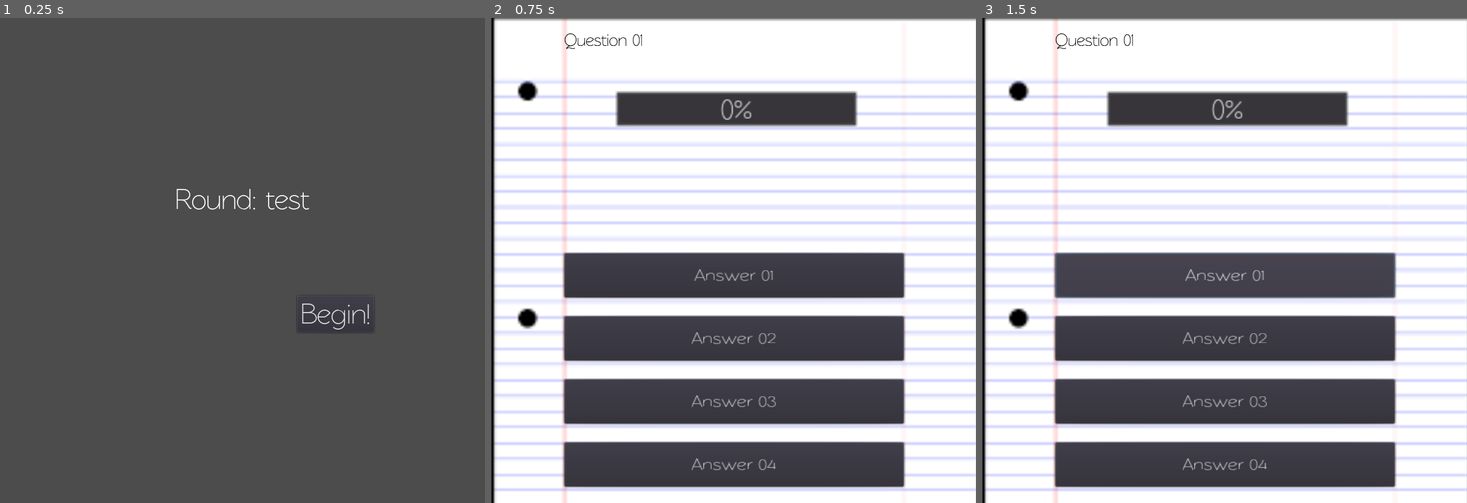
Above: before the commit, frames 1-3 (left to right).
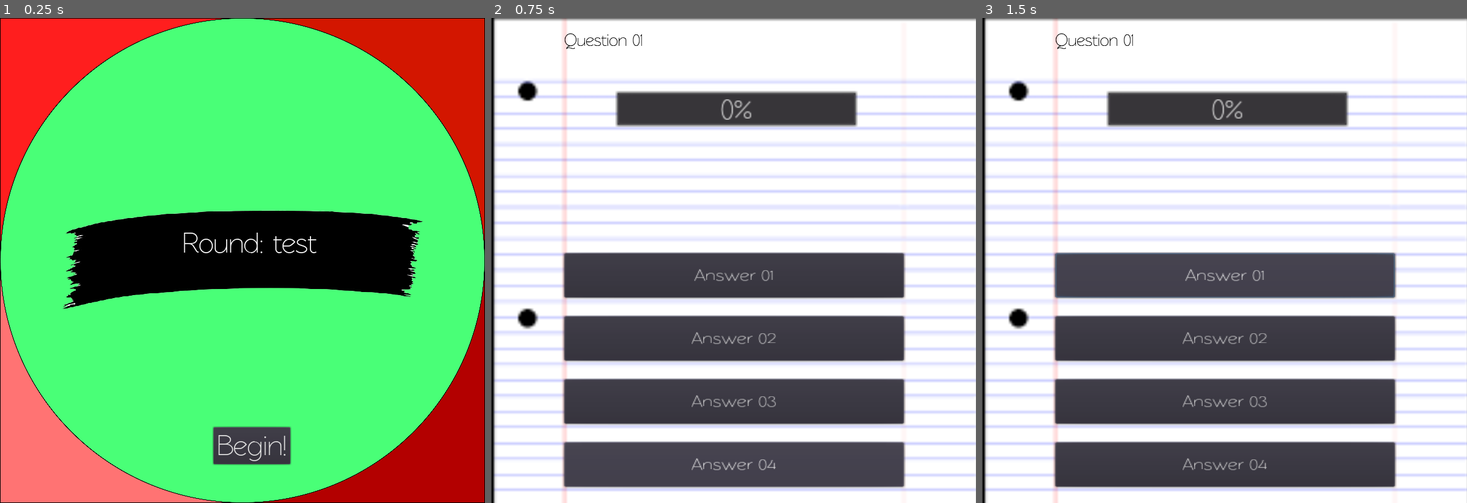
Above: after the commit, the same moments.

Repository: MasterKitten/Addicting-FlashCard-Learning
Game: Godot game, scene res://Scenes/Game Modes/LearningTime.tscn
Two runs of this game, one before a commit and one after it. Both use one fixed random seed, a clock stepped at 60 frames per second and the inputs below. This scene is started directly instead of the project's main scene.
Inputs:
- Up to frame 1 (0.25 s): no input
- Up to frame 2 (0.75 s): click "Begin!" at 0.5 s
- Up to frame 3 (1.5 s): click "Answer 01" at 1.25 s

The runs differ from the first frame. In frame 1, 99% of the frame differs, in the area x 0-100%, y 0-100%; in frame 2, less than 0.1%; in frame 3, nothing differs.
Error in both runs: Attempt to call function 'GoToGame' in base 'null instance' on a null instance. (res://Scenes/Game)

Commit message:
Biggy update!
Did some organization, input new images, repositioned a scene, new music, and more!

Diff:
--- a/Schodot/Extra Scenes/HelpMe.tscn
+++ b/Schodot/Extra Scenes/HelpMe.tscn
@@ -3,7 +3,7 @@
 [ext_resource path="res://Font/Rawengulksans.tres" type="DynamicFont" id=1]
 [ext_resource path="res://Font/Smaller_Rawengulksans.tres" type="DynamicFont" id=2]
 [ext_resource path="res://Extra Scenes/HelpMe.gd" type="Script" id=3]
-[ext_resource path="res://Images/HelpMe.png" type="Texture" id=4]
+[ext_resource path="res://Images/GameMode Images/HelpMe.png" type="Texture" id=4]
 
 [sub_resource type="Animation" id=1]
 resource_name = "Blow-up"
--- a/Schodot/Scenes/Game Modes/LearningTime.gd
+++ b/Schodot/Scenes/Game Modes/LearningTime.gd
@@ -11,6 +11,8 @@
 export (PackedScene) var Flash
 export (PackedScene) var typing
 
+export (Array, Texture) var RoundTextures
+
 var QuizTime = false
 var FlashTime = false
 var TypingTime = false
@@ -21,19 +23,18 @@
 	if QuizTime == true:
 		if get_parent().get_node("Question & Answer") == null:
 			RoundNumber = 2
-			QuizTime = false
-			get_node(".").visible = true
+			UpdateText()
 	if FlashTime == true:
 		if get_parent().get_node("Flash Card") == null:
 			RoundNumber = 3
-			FlashTime = false
-			get_node(".").visible = true
+			UpdateText()
 	if TypingTime == true:
 		if get_parent().get_node("Typing") == null:
 			get_parent().get_node("Selecting Practice").BackToLevel()
 			queue_free()
 
 func _on_Begin_pressed():
+	get_node("Music").stop()
 	match RoundNumber:
 		1:
 			var Item = Quiz.instance()
@@ -62,4 +63,14 @@
 	get_node(".").visible = false
 # Needed so the previous code doesn't break
 func UpdateText():
-	pass
+	match RoundNumber:
+		1:
+			get_node(".").texture = RoundTextures[0]
+		2:
+			get_node(".").texture = RoundTextures[1]
+			QuizTime = false
+		3:
+			get_node(".").texture = RoundTextures[2]
+			FlashTime = false
+	get_node(".").visible = true
+	get_node("Music").play()
--- a/Schodot/Scenes/Game Modes/LearningTime.tscn
+++ b/Schodot/Scenes/Game Modes/LearningTime.tscn
@@ -1,33 +1,45 @@
-[gd_scene load_steps=6 format=2]
+[gd_scene load_steps=10 format=2]
 
 [ext_resource path="res://Font/Rawengulksans.tres" type="DynamicFont" id=1]
 [ext_resource path="res://Scenes/Game Modes/LearningTime.gd" type="Script" id=2]
 [ext_resource path="res://Scenes/Game Modes/Flash Card.tscn" type="PackedScene" id=3]
 [ext_resource path="res://Scenes/Game Modes/Question & Answer.tscn" type="PackedScene" id=4]
 [ext_resource path="res://Scenes/Game Modes/Typing.tscn" type="PackedScene" id=5]
+[ext_resource path="res://Images/GameMode Images/Round1.png" type="Texture" id=6]
+[ext_resource path="res://Images/GameMode Images/Round2.png" type="Texture" id=7]
+[ext_resource path="res://Images/GameMode Images/Round3.png" type="Texture" id=8]
+[ext_resource path="res://Audio/Music/Heist-Successful-Trimmed.ogg" type="AudioStream" id=9]
 
 [node name="LearningTime" type="TextureRect"]
 margin_right = 800.0
 margin_bottom = 800.0
+texture = ExtResource( 6 )
+expand = true
 script = ExtResource( 2 )
 Quiz = ExtResource( 4 )
 Flash = ExtResource( 3 )
 typing = ExtResource( 5 )
+RoundTextures = [ ExtResource( 6 ), ExtResource( 7 ), ExtResource( 8 ) ]
 
 [node name="Label" type="Label" parent="."]
-margin_left = 289.0
-margin_top = 272.0
-margin_right = 510.0
-margin_bottom = 327.0
+margin_left = 301.0
+margin_top = 344.0
+margin_right = 522.0
+margin_bottom = 399.0
 custom_fonts/font = ExtResource( 1 )
 text = "Round: test"
 
 [node name="Begin" type="Button" parent="."]
-margin_left = 490.0
-margin_top = 458.0
-margin_right = 617.0
-margin_bottom = 519.0
+margin_left = 352.0
+margin_top = 675.0
+margin_right = 479.0
+margin_bottom = 736.0
 custom_fonts/font = ExtResource( 1 )
 text = "Begin!"
 
+[node name="Music" type="AudioStreamPlayer" parent="."]
+stream = ExtResource( 9 )
+autoplay = true
+bus = "Music"
+
 [connection signal="pressed" from="Begin" to="." method="_on_Begin_pressed"]
--- a/Schodot/Scenes/Game Modes/Typing.tscn
+++ b/Schodot/Scenes/Game Modes/Typing.tscn
@@ -4,8 +4,8 @@
 [ext_resource path="res://Scenes/Game Modes/Typing.gd" type="Script" id=2]
 [ext_resource path="res://Font/Rawengulksans.tres" type="DynamicFont" id=3]
 [ext_resource path="res://Audio/Music/Top-Gear-Bordeaux.ogg" type="AudioStream" id=4]
-[ext_resource path="res://Images/Check Mark.png" type="Texture" id=5]
-[ext_resource path="res://Images/X Mark.png" type="Texture" id=6]
+[ext_resource path="res://Images/GameMode Images/Check Mark.png" type="Texture" id=5]
+[ext_resource path="res://Images/GameMode Images/X Mark.png" type="Texture" id=6]
 [ext_resource path="res://Audio/AudioCorrect.wav" type="AudioStream" id=7]
 [ext_resource path="res://Audio/AudioIncorrect.wav" type="AudioStream" id=8]
 [ext_resource path="res://Images/Box.png" type="Texture" id=9]
Not shown, added: Schodot/Audio/Music/Heist-Successful-Trimmed.ogg.import
Renamed: Schodot/Images/Check Mark.png -> Schodot/Images/GameMode Images/Check Mark.png
Not shown, changed: Schodot/Images/GameMode Images/Check Mark.png.import
Renamed: Schodot/Images/HelpMe.png -> Schodot/Images/GameMode Images/HelpMe.png
Not shown, added: Schodot/Images/GameMode Images/HelpMe.png.import
Binary file added: Schodot/Images/GameMode Images/Round1.png
Not shown, changed: Schodot/Images/GameMode Images/Round1.png.import
Binary file added: Schodot/Images/GameMode Images/Round2.png
Not shown, added: Schodot/Images/GameMode Images/Round2.png.import
Binary file added: Schodot/Images/GameMode Images/Round3.png
Not shown, changed: Schodot/Images/GameMode Images/Round3.png.import
Renamed: Schodot/Images/X Mark.png -> Schodot/Images/GameMode Images/X Mark.png
(and 2 more such lines)
